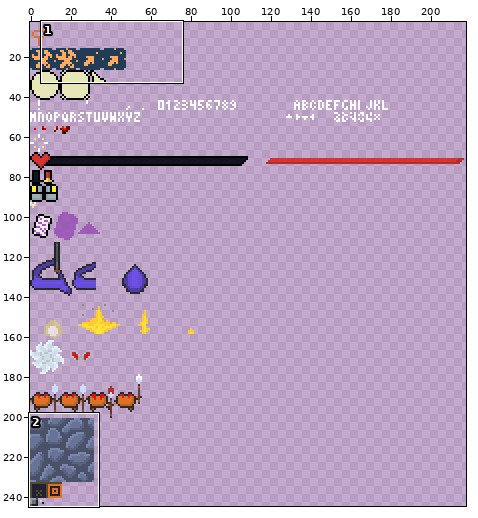
Sprite sheet, stored at src/assets/spritesheet-gen.png. The picture above shows the old version from afar; the outline marks the close-up.
Close-up. As it was:
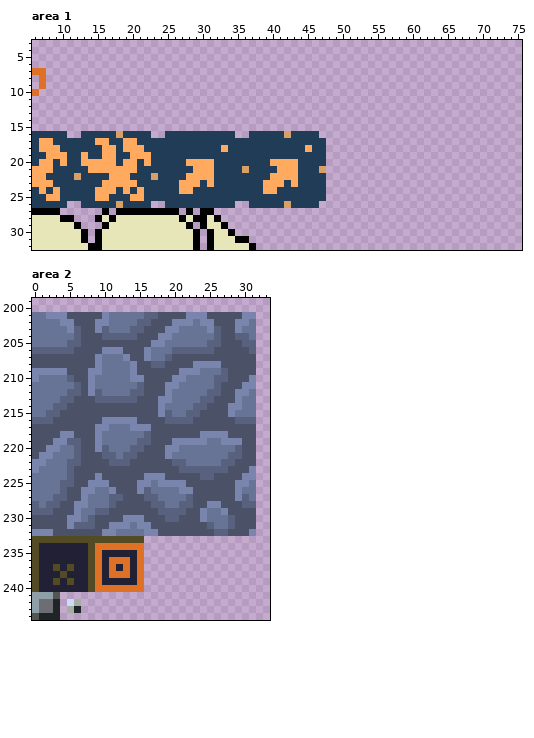
The file is 218x245 pixels. Colours within 5 levels of each other are drawn and written as one. Shown: area 1: x 6..75, y 3..32; area 2: x 0..33, y 199..244. The wide view leaves out empty margins.
The result:
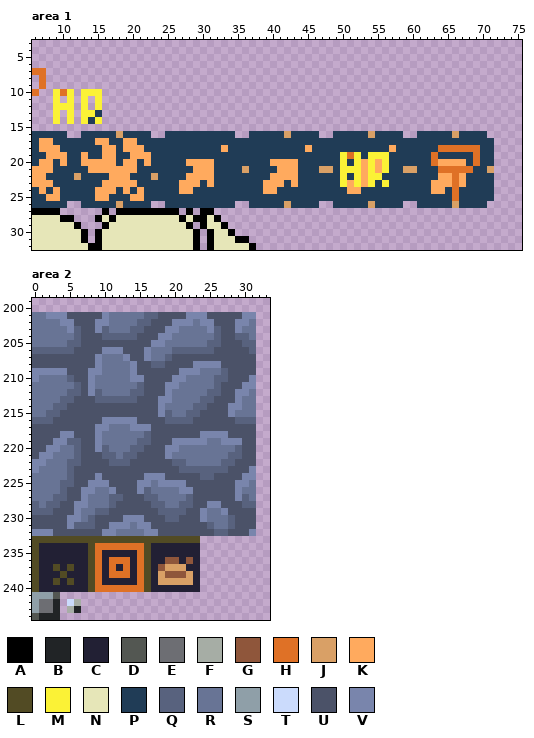
Palette (. is transparent): A #000000  B #212426  C #222034  D #535752  E #6d6e73  F #a6ada5  G #8f563b  H #df7126  J #d9a066  K #ffaa5e  L #524b24  M #fbf236  N #e6e6b8  P #203c56  Q #58627e  R #687495  S #8f9fa8  T #cbdbfc  U #4b5268  V #7985ac
The edit:
Area 1:
Colour H is added in row 10 at x 10; in row 18 at x 64 to 69; in row 19 at x 51, 63 and 69; in row 20 at x 63 and 69; in row 21 at x 64 to 68; in rows 22 to 25 at x 66.
Colour J is added in row 16 at x 54 and 66; in row 21 at x 48, 59 to 60 and 71; in row 26 at x 54 and 66.
Colour K is added in row 18 at x 57; in row 20 at x 53, 55 and 64 to 67; in row 21 at x 53 and 55; in row 22 at x 53, 64 to 65 and 67; in row 23 at x 51, 53, 63 to 65 and 67; in row 24 at x 51 to 52 and 63 to 64.
Colour M is added in row 10 at x 9, 11 and 13 to 15; in row 11 at x 9, 11, 13 and 15; in row 12 at x 9 to 11, 13 and 15; in row 13 at x 9, 11 and 13 to 14; in row 14 at x 9, 11, 13 and 15; in row 19 at x 50, 52 and 54 to 56.
Colour M is added in row 20 at x 50, 52, 54 and 56; in row 21 at x 50 to 52, 54 and 56; in row 22 at x 50, 52 and 54 to 55; in row 23 at x 50, 52, 54 and 56.
Colour P is added in row 13 at x 15; in row 14 at x 14; in row 16 at x 49 to 53, 55 to 58, 61 to 65 and 67 to 70; in row 17 at x 48 to 71; in row 18 at x 48 to 56, 58 to 63 and 70 to 71; in row 19 at x 48 to 49, 53, 57 to 62, 64 to 68 and 70 to 71.
Colour P is added in row 20 at x 48 to 49, 51, 57 to 62, 68 and 70 to 71; in row 21 at x 49, 57 to 58, 61 to 63 and 69 to 70; in row 22 at x 48 to 49, 51, 56 to 63 and 68 to 71; in row 23 at x 48 to 49, 55, 57 to 62 and 68 to 71; in row 24 at x 48 to 50, 53 to 62, 65 and 67 to 71; in row 25 at x 48 to 65 and 67 to 71.
Colour P is added in row 26 at x 49 to 53, 55 to 58, 61 to 65 and 67 to 70.
Area 2:
Colour C is added in rows 234 to 235 at x 17 to 23; in row 236 at x 17 to 18, 21 and 23; in row 237 at x 17 and 22 to 23; in rows 238 to 239 at x 17 and 23; in row 240 at x 17 to 23.
Colour G is added in row 236 at x 19 to 20 and 22; in row 237 at x 18; in row 238 at x 19 to 21.
Colour J is added in row 237 at x 19 to 21; in row 238 at x 18 and 22; in row 239 at x 18 to 22.
Colour L is added in row 233 at x 16 to 23; in rows 234 to 240 at x 16.
